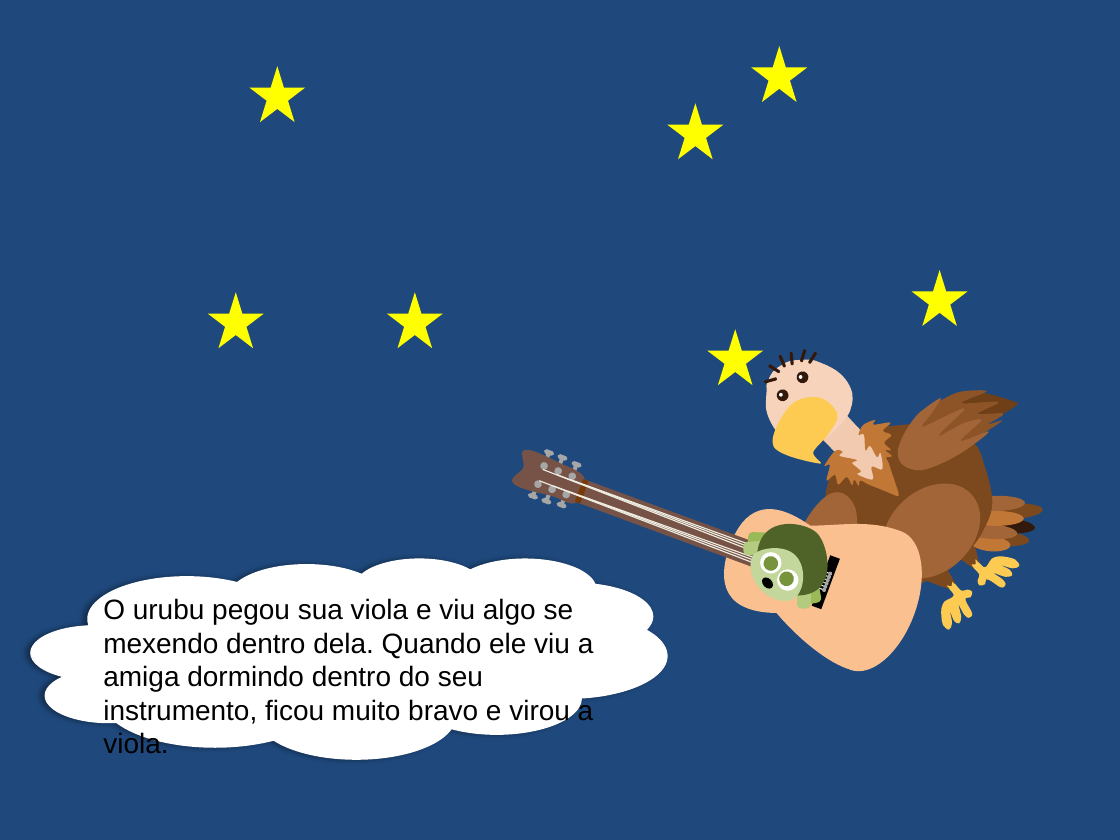
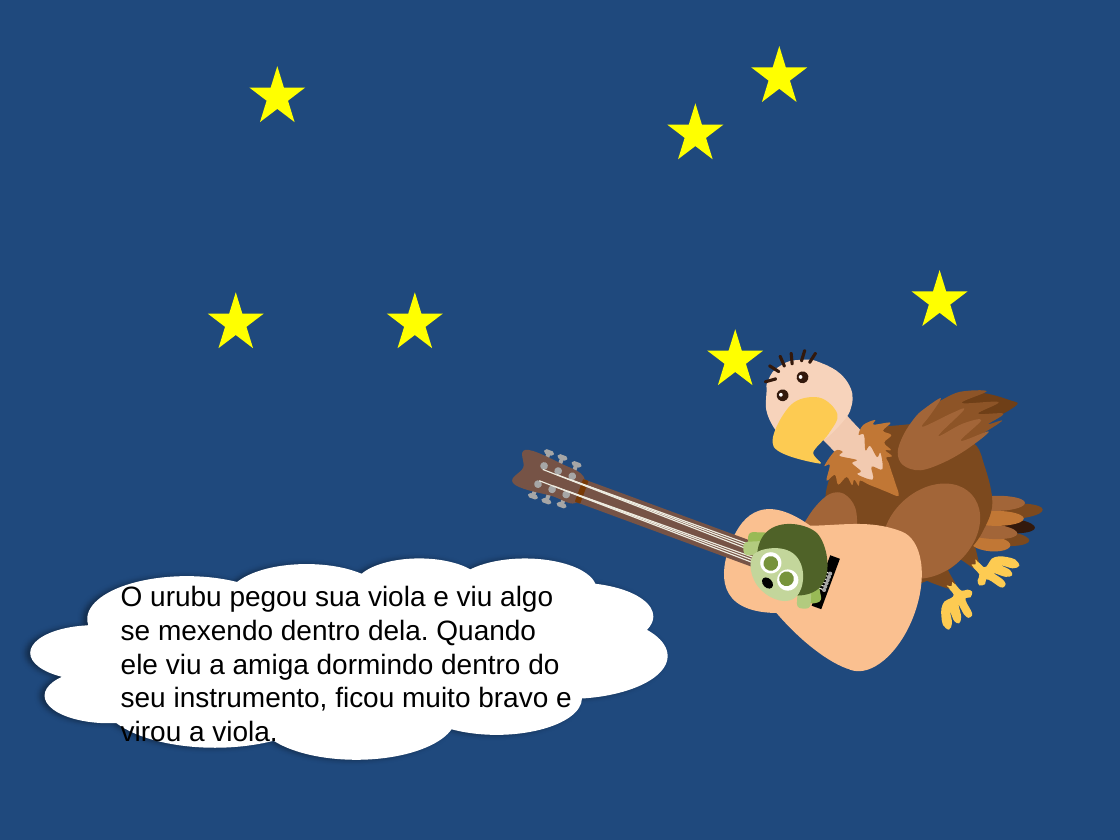
Before and after one commit to gustavoFG28/Ludit, a slide deck: slide 54 of Historias/fundos.pptx. Drawn at 1120x840 pixels with LibreOffice and Linux fonts; fonts in the diff are those of the drawing. Boxes give left, top, right and bottom in pixels: in the first picture for what was removed or moved away, otherwise in the second. Text is boxed around its words. In the diff, an @@ line names an element or a change of style, - is before the commit and + after.

```diff
--- a/Historias/fundos.pptx
+++ b/Historias/fundos.pptx
@@ text "O urubu pegou sua viola ..." rewrapped from (103, 598, 594, 725) to (121, 585, 572, 746) @@
```
Also in this commit, not shown: 2 other slides changed, 12 other files.
